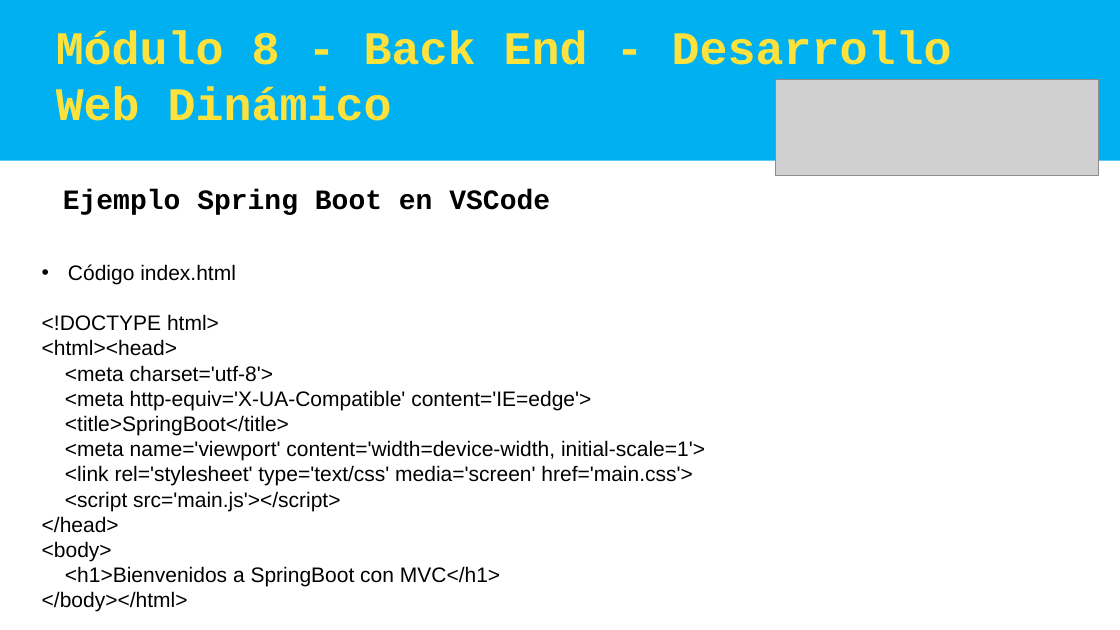
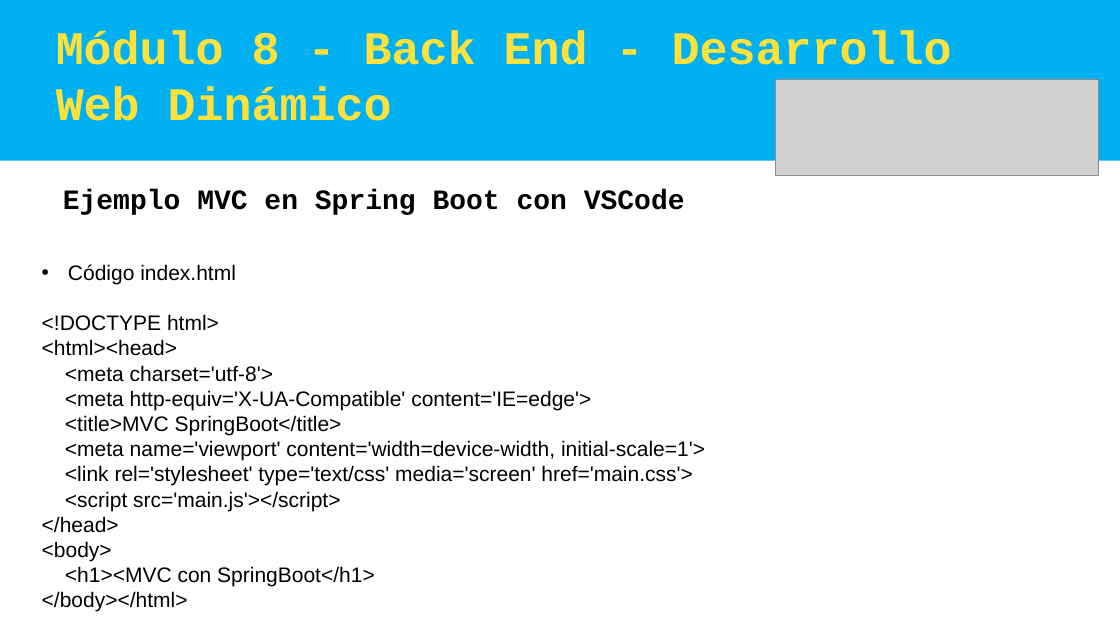
Before and after one commit to cesarprogramador/Angular, a slide deck: slide 20 of Argentina Programa - SpringBoot MVC.pptx (slide 16 before the commit). Drawn at 1120x630 pixels with LibreOffice and Linux fonts; fonts in the diff are those of the drawing; grey boxes stand for pictures. Boxes give left, top, right and bottom in pixels: in the first picture for what was removed or moved away, otherwise in the second. Text is boxed around its words. In the diff, an @@ line names an element or a change of style, - is before the commit and + after.

```diff
--- a/Argentina Programa - SpringBoot MVC.pptx
+++ b/Argentina Programa - SpringBoot MVC.pptx
@@ text at (63,189,685,215): text changed @@
-Ejemplo Spring Boot en VSCode
+Ejemplo MVC en Spring Boot con VSCode
@@ text at (65,415,342,435): text changed @@
-<title>SpringBoot</title>
+<title>MVC SpringBoot</title>
@@ text at (65,566,375,587): text changed @@
-<h1>Bienvenidos a SpringBoot con MVC</h1>
+<h1><MVC con SpringBoot</h1>
```
Also in this commit, not shown: 18 other slides changed, 31 slides added, 1 slide removed.
